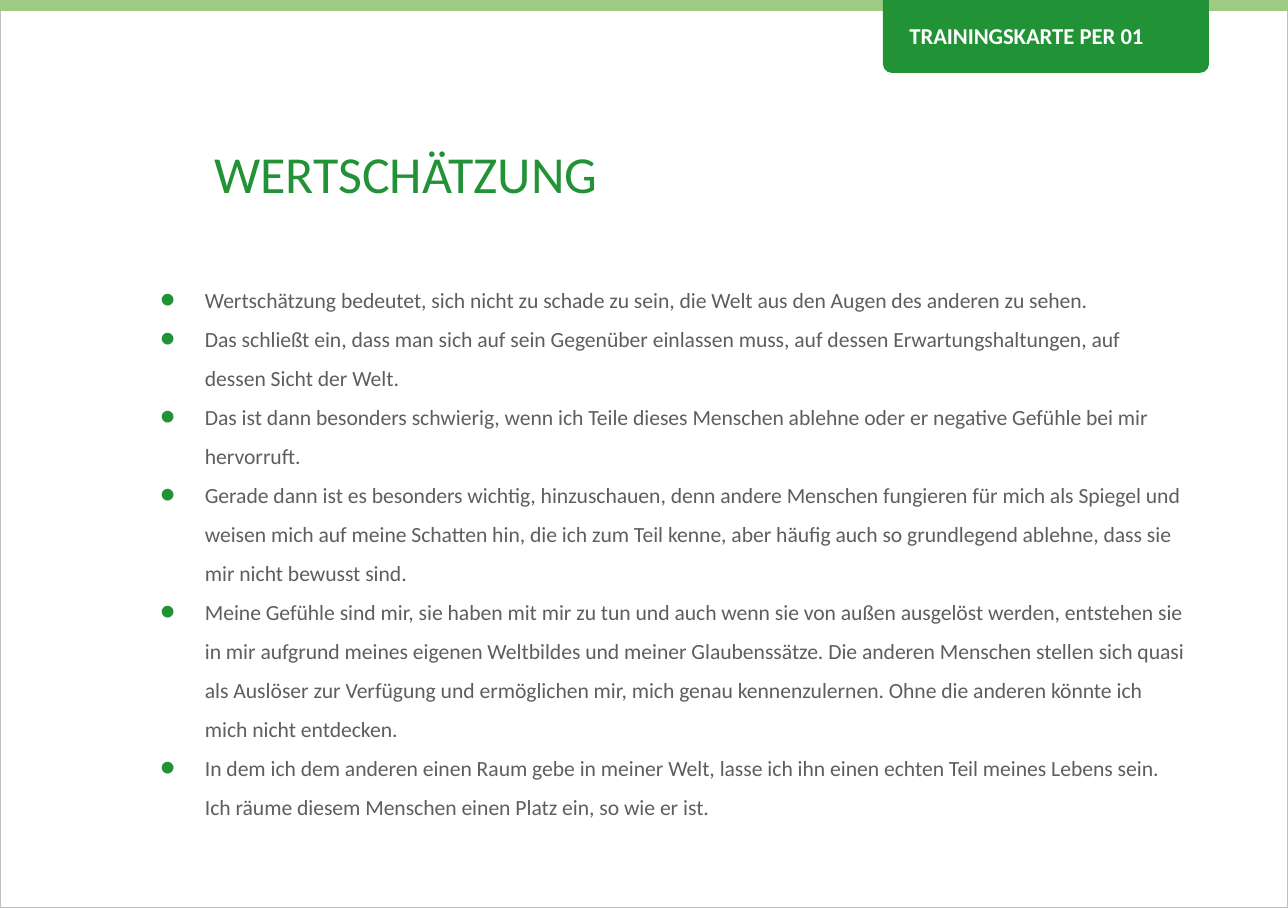
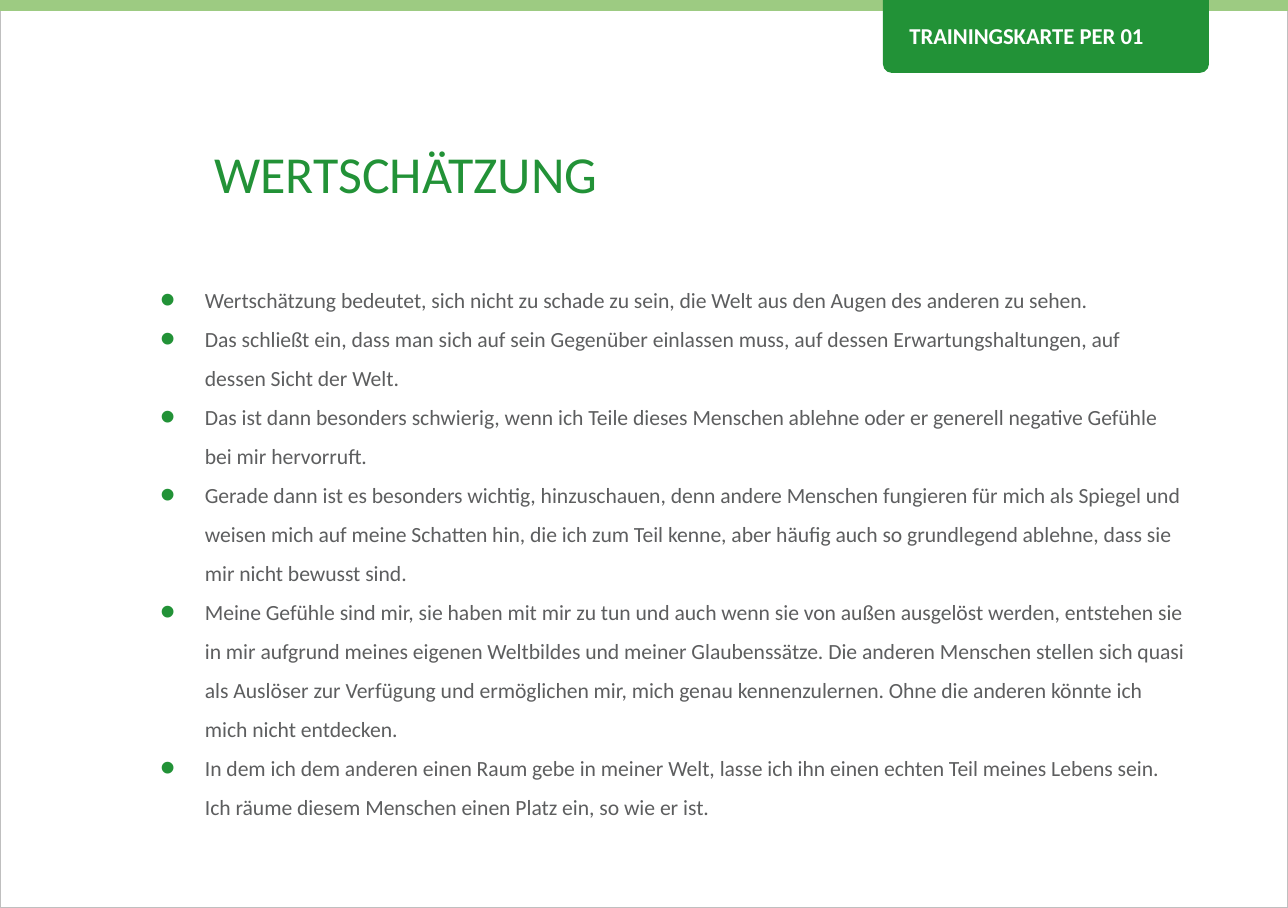
Before and after one commit to Teamtool/training-materials, a slide deck: slide 1 of emotional erwachsen/Perception (PER)/ger/apprentice/ger_PER_01_Wertschaetzung_EE_A.pptx. Drawn at 1288x908 pixels with LibreOffice and Linux fonts; fonts in the diff are those of the drawing; background and template pictures are left out. Boxes give left, top, right and bottom in pixels: in the first picture for what was removed or moved away, otherwise in the second. Text is boxed around its words. In the diff, an @@ line names an element or a change of style, - is before the commit and + after.

```diff
--- a/emotional erwachsen/Perception (PER)/ger/apprentice/ger_PER_01_Wertschaetzung_EE_A.pptx
+++ b/emotional erwachsen/Perception (PER)/ger/apprentice/ger_PER_01_Wertschaetzung_EE_A.pptx
@@ text at bbox=[205, 410, 1157, 464]: text changed @@
-• Das ist dann besonders schwierig, wenn ich Teile dieses Menschen ablehne oder er negative Gefühle bei mir hervorruft.
+• Das ist dann besonders schwierig, wenn ich Teile dieses Menschen ablehne oder er generell negative Gefühle bei mir hervorruft.
```
Also in this commit, not shown: 1 other slide changed, 1 other file.
